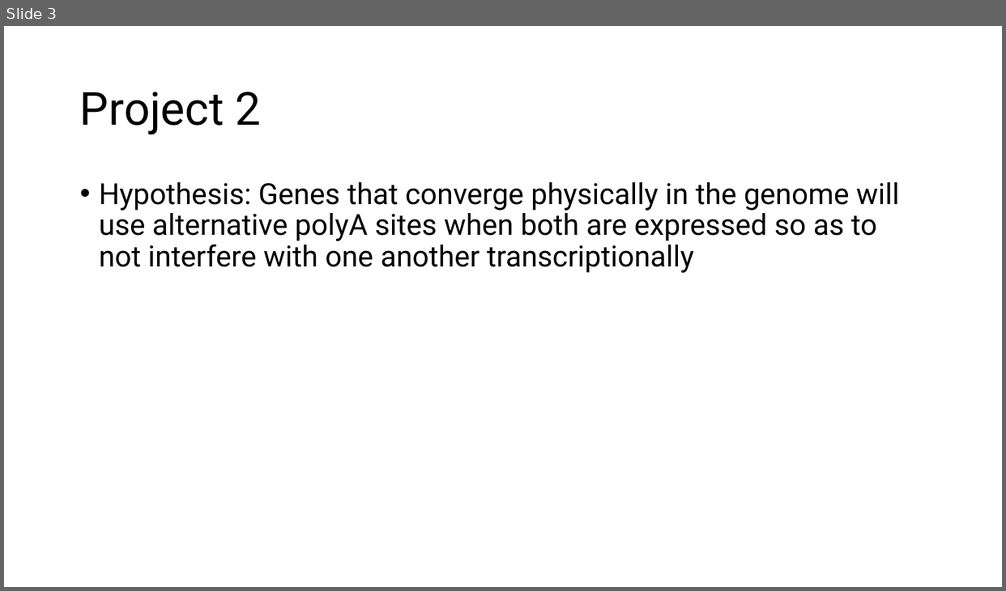
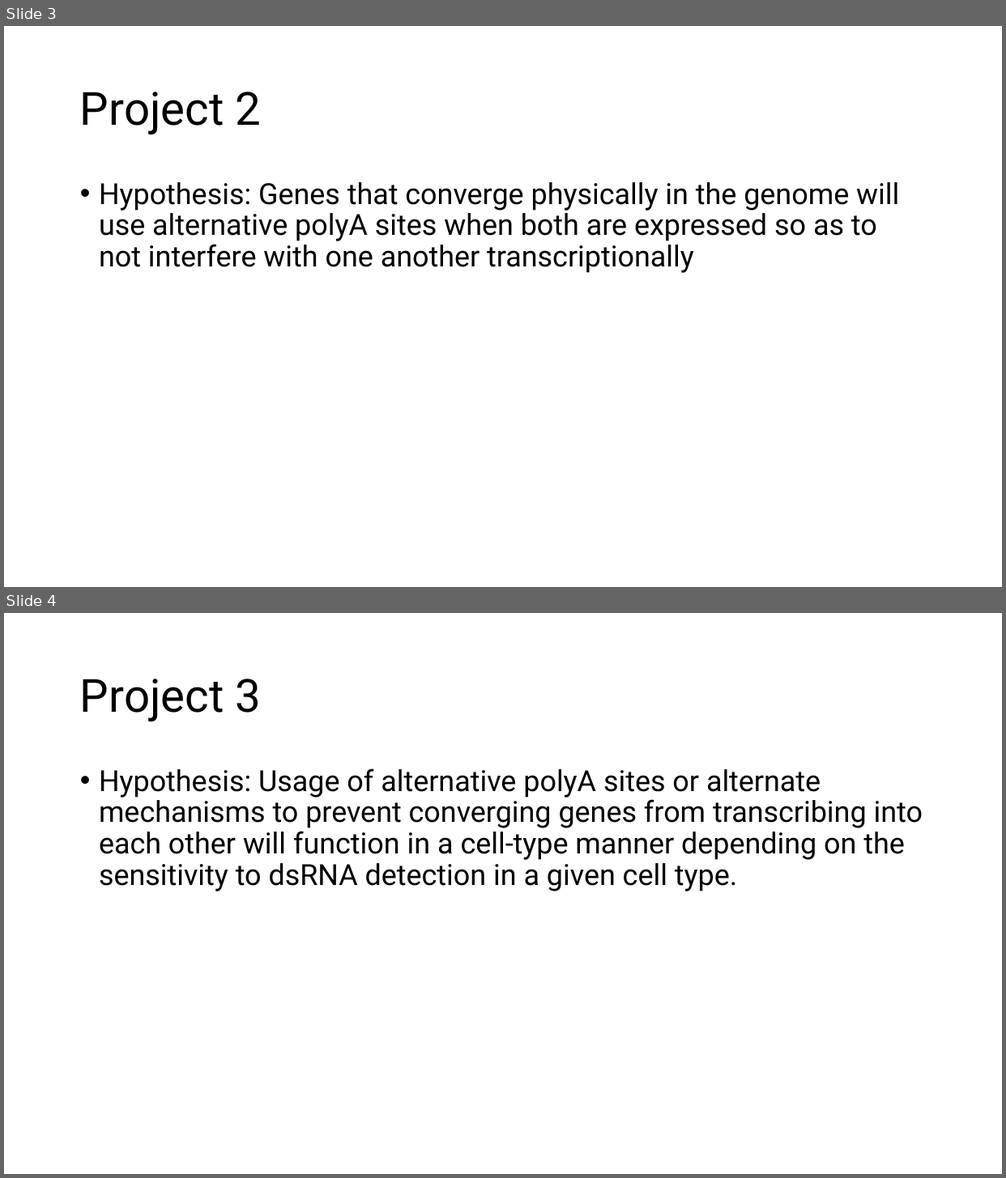
Before and after one commit to jordanskesner/generic-single-cell-pipeline, a slide deck: generic-single-cell-pipeline.pptx. Shown one above the other, each under a label of ours: slide 3 before the commit, slides 3 and 4 after it. The pictures are 1006x591 and 1006x1178 pixels, drawn with LibreOffice and Linux fonts; fonts in the diff are those of the drawing. Boxes give left, top, right and bottom in pixels: in the first picture for what was removed or moved away, otherwise in the second. Text is boxed around its words. In the diff, an @@ line names an element or a change of style, - is before the commit and + after.

```diff
--- a/generic-single-cell-pipeline.pptx
+++ b/generic-single-cell-pipeline.pptx
@@ slide 4 added at (4,613,1002,1174), background #FFFFFF @@
@@ title added at (80,679,262,722), 44 pt, text #000000 @@
+Project 3
@@ text added at (99,769,923,892), 28 pt, text #000000 @@
+• Hypothesis: Usage of alternative polyA sites or alternate mechanisms to prevent converging genes from transcribing into each other will function in a cell-type manner depending on the sensitivity to dsRNA detection in a given cell type.
```
Also in this commit, not shown: 1 other slide added, 1 slide removed, 2 other files.
